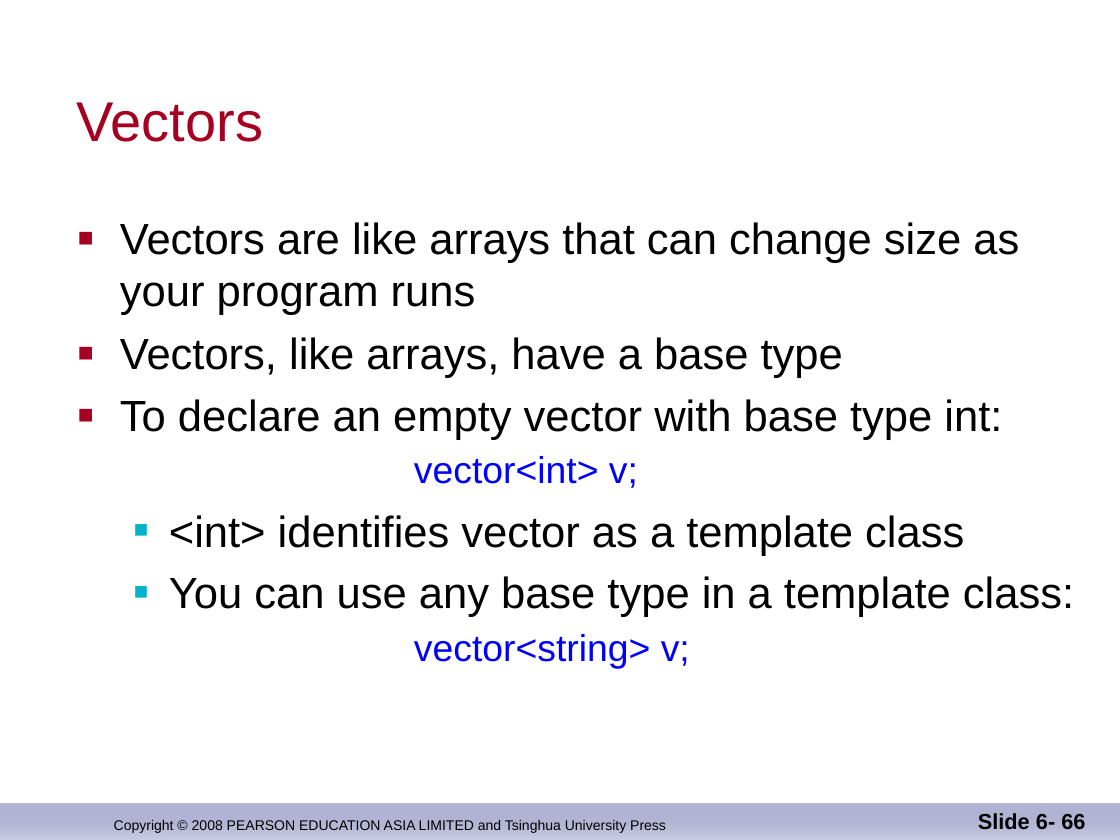
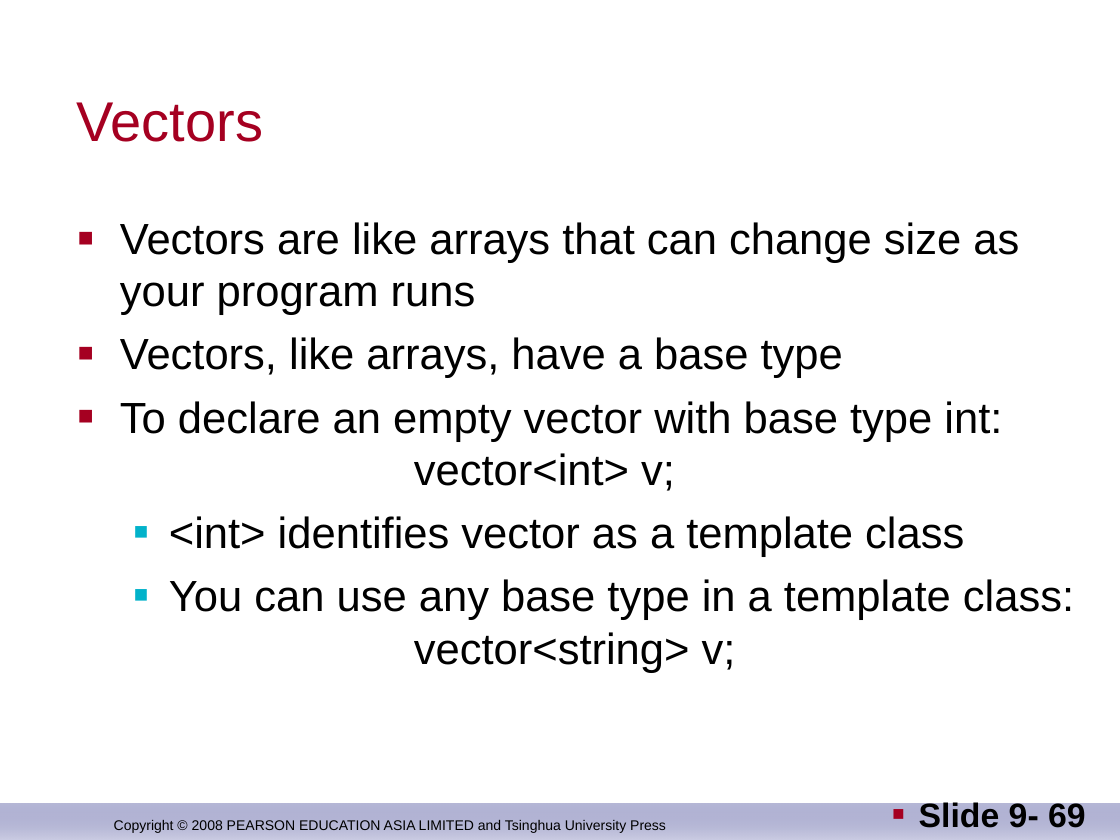
Before and after one commit to djuanbei/CPLUSPLUS, a slide deck: slide 69 of ppt/Chapter 8.ppt (slide 66 before the commit). Drawn at 1120x840 pixels with LibreOffice and Linux fonts; fonts in the diff are those of the drawing; background and template pictures are left out. Boxes give left, top, right and bottom in pixels: in the first picture for what was removed or moved away, otherwise in the second. Text is boxed around its words. In the diff, an @@ line names an element or a change of style, - is before the commit and + after.

```diff
--- a/ppt/Chapter 8.ppt
+++ b/ppt/Chapter 8.ppt
@@ text at box(120, 401, 1074, 673): size 24 to 28 pt, text colour #0000FF to #000000 in "vector<int> v;", "vector<string> v;"; more space between paragraphs @@
@@ page number at box(919, 800, 1086, 828): text changed; size 14 to 21.7 pt @@
-Slide 6- 66
+■ Slide 9- 69
```
Also in this commit, not shown: 4 other slides changed, 4 slides added, 1 other file.
